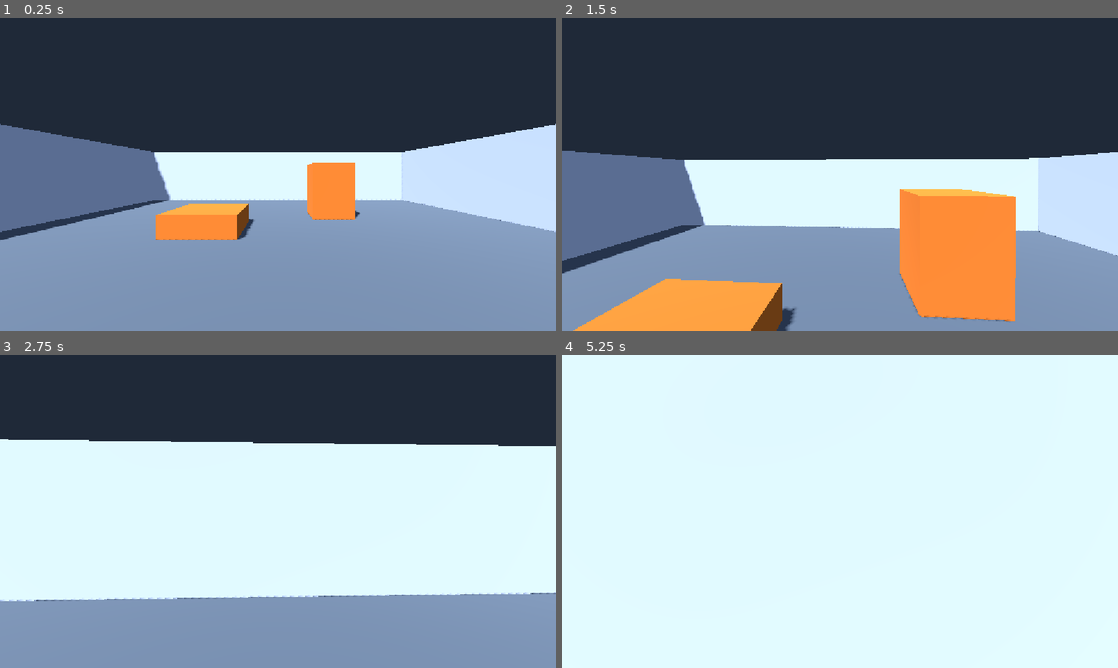
Above: before the commit, frames 1-4 (two rows, left to right).
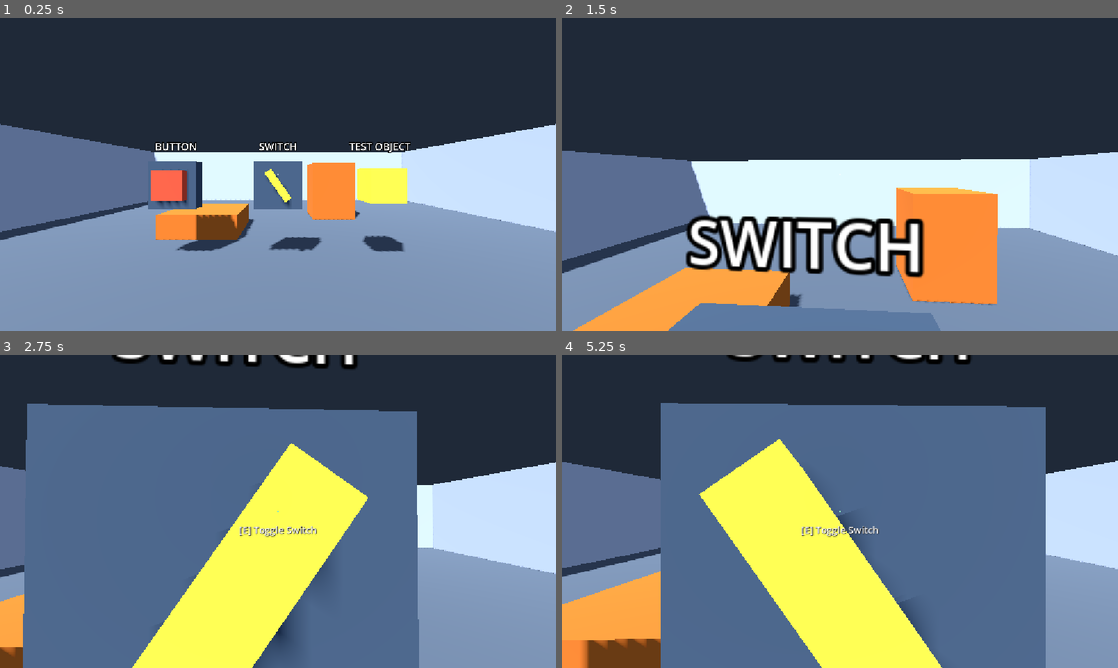
Above: after the commit, the same moments.

Repository: ref020/SubLevel
Game: Godot game, scene res://scenes/levels/controller_test.tscn
The game is run twice, just before and just after one commit, with the same random seed, the same clock (stepped at 60 frames per second) and the same inputs.
Inputs (mouse positions are in pixels of both pictures, inside the frame that each line leads up to):
- Up to frame 1 (0.25 s): no input
- Up to frame 2 (1.5 s): tap Enter at 0.5 s; move the mouse to (867, 174) at 0.52 s; hold E (interact, bound only after the commit) 0.53-1.28 s; hold W (move_forward) from 0.53 s (still down); tap Space (jump) at 0.77 s; move the mouse to (812, 174) at 1.27 s; tap E (interact, bound only after the commit) at 1.35 s
- Up to frame 3 (2.75 s): keep holding W (move_forward); tap Space (jump) at 1.52 s; move the mouse to (289, 505) at 2.02 s; hold E (interact, bound only after the commit) from 2.03 s (still down)
- Up to frame 4 (5.25 s): keep holding W (move_forward); move the mouse to (834, 517) at 2.77 s; release E (interact, bound only after the commit) at 2.78 s; tap E (interact, bound only after the commit) at 2.85, 4.35 s; tap Space (jump) at 3.02, 3.77, 4.25, 4.52 s; move the mouse to (878, 514) at 3.52 s; hold E (interact, bound only after the commit) 3.53-4.28 s; move the mouse to (795, 508) at 4.27 s; move the mouse to (845, 511) at 5.02 s; hold E (interact, bound only after the commit) from 5.03 s (still down)

The runs differ from the first frame. In frame 1, 5.8% of the frame differs, in the area x 26-74%, y 39-75%; in frame 2, 13%; in frame 3, 72%; in frame 4, 99%, in the area x 0-100%, y 0-100%.

Commit message:
add reusable interaction framework

Diff:
--- a/project.godot
+++ b/project.godot
@@ -21,6 +21,11 @@
 window/stretch/aspect="expand"
 
 [input]
+
+interact={
+"deadzone": 0.2,
+"events": [Object(InputEventKey,"physical_keycode":69)]
+}
 
 move_forward={
 "deadzone": 0.2,
--- /dev/null
+++ b/scenes/interactables/interaction_tests.tscn
@@ -0,0 +1,97 @@
+[gd_scene load_steps=12 format=3]
+
+[ext_resource type="Script" path="res://scripts/interaction/test_button.gd" id="1"]
+[ext_resource type="Script" path="res://scripts/interaction/test_switch.gd" id="2"]
+[ext_resource type="Script" path="res://scripts/interaction/test_object.gd" id="3"]
+
+[sub_resource type="StandardMaterial3D" id="BaseMaterial"]
+albedo_color = Color(0.22, 0.28, 0.34, 1)
+
+[sub_resource type="StandardMaterial3D" id="ButtonMaterial"]
+albedo_color = Color(0.9, 0.28, 0.18, 1)
+
+[sub_resource type="StandardMaterial3D" id="SwitchMaterial"]
+albedo_color = Color(0.95, 0.75, 0.2, 1)
+
+[sub_resource type="BoxMesh" id="BaseMesh"]
+material = SubResource("BaseMaterial")
+size = Vector3(0.9, 0.9, 0.3)
+
+[sub_resource type="BoxShape3D" id="TargetShape"]
+size = Vector3(0.9, 0.9, 0.65)
+
+[sub_resource type="BoxMesh" id="ButtonMesh"]
+material = SubResource("ButtonMaterial")
+size = Vector3(0.55, 0.55, 0.2)
+
+[sub_resource type="BoxMesh" id="HandleMesh"]
+material = SubResource("SwitchMaterial")
+size = Vector3(0.14, 0.65, 0.18)
+
+[sub_resource type="BoxMesh" id="ObjectMesh"]
+material = SubResource("SwitchMaterial")
+size = Vector3(0.65, 0.65, 0.65)
+
+[node name="InteractionTests" type="Node3D"]
+
+[node name="Button" type="Node3D" parent="."]
+position = Vector3(-2, 1.4, 1)
+script = ExtResource("1")
+interaction_prompt = "Press Button"
+
+[node name="Body" type="StaticBody3D" parent="Button"]
+
+[node name="CollisionShape3D" type="CollisionShape3D" parent="Button/Body"]
+shape = SubResource("TargetShape")
+
+[node name="Base" type="MeshInstance3D" parent="Button"]
+mesh = SubResource("BaseMesh")
+
+[node name="ButtonCap" type="MeshInstance3D" parent="Button"]
+position = Vector3(0, 0, 0.24)
+mesh = SubResource("ButtonMesh")
+
+[node name="Label" type="Label3D" parent="Button"]
+position = Vector3(0, 0.75, 0)
+text = "BUTTON"
+font_size = 40
+
+[node name="Switch" type="Node3D" parent="."]
+position = Vector3(0, 1.4, 1)
+script = ExtResource("2")
+interaction_prompt = "Toggle Switch"
+
+[node name="Body" type="StaticBody3D" parent="Switch"]
+
+[node name="CollisionShape3D" type="CollisionShape3D" parent="Switch/Body"]
+shape = SubResource("TargetShape")
+
+[node name="Base" type="MeshInstance3D" parent="Switch"]
+mesh = SubResource("BaseMesh")
+
+[node name="Handle" type="MeshInstance3D" parent="Switch"]
+position = Vector3(0, 0, 0.24)
+rotation_degrees = Vector3(0, 0, 35)
+mesh = SubResource("HandleMesh")
+
+[node name="Label" type="Label3D" parent="Switch"]
+position = Vector3(0, 0.75, 0)
+text = "SWITCH"
+font_size = 40
+
+[node name="TestObject" type="Node3D" parent="."]
+position = Vector3(2, 1.4, 1)
+script = ExtResource("3")
+
+[node name="Body" type="StaticBody3D" parent="TestObject"]
+
+[node name="CollisionShape3D" type="CollisionShape3D" parent="TestObject/Body"]
+shape = SubResource("TargetShape")
+
+[node name="Mesh" type="MeshInstance3D" parent="TestObject"]
+mesh = SubResource("ObjectMesh")
+
+[node name="Label" type="Label3D" parent="TestObject"]
+position = Vector3(0, 0.75, 0)
+text = "TEST OBJECT"
+font_size = 40
--- a/scenes/levels/controller_test.tscn
+++ b/scenes/levels/controller_test.tscn
@@ -1,6 +1,7 @@
-[gd_scene load_steps=20 format=3]
+[gd_scene load_steps=21 format=3]
 
 [ext_resource type="PackedScene" path="res://scenes/player/player.tscn" id="1_player"]
+[ext_resource type="PackedScene" path="res://scenes/interactables/interaction_tests.tscn" id="2_tests"]
 
 [sub_resource type="Environment" id="Environment_test"]
 background_mode = 1
@@ -144,3 +145,5 @@
 
 [node name="Player" parent="." instance=ExtResource("1_player")]
 position = Vector3(0, 0.05, 5)
+
+[node name="InteractionTests" parent="." instance=ExtResource("2_tests")]
--- a/scenes/player/player.tscn
+++ b/scenes/player/player.tscn
@@ -1,6 +1,8 @@
-[gd_scene load_steps=3 format=3]
+[gd_scene load_steps=5 format=3]
 
 [ext_resource type="Script" path="res://scripts/player/first_person_player.gd" id="1_player"]
+[ext_resource type="Script" path="res://scripts/interaction/player_interaction.gd" id="2_interaction"]
+[ext_resource type="PackedScene" path="res://ui/interaction_hud.tscn" id="3_hud"]
 
 [sub_resource type="CapsuleShape3D" id="Capsule_player"]
 radius = 0.3
@@ -19,3 +21,12 @@
 [node name="Camera3D" type="Camera3D" parent="Head"]
 current = true
 near = 0.05
+
+[node name="InteractionRay" type="RayCast3D" parent="Head/Camera3D" node_paths=PackedStringArray("player_body")]
+target_position = Vector3(0, 0, -3)
+script = ExtResource("2_interaction")
+player_body = NodePath("../../..")
+
+[node name="InteractionHUD" parent="." instance=ExtResource("3_hud")]
+
+[connection signal="prompt_changed" from="Head/Camera3D/InteractionRay" to="InteractionHUD" method="show_prompt"]
--- /dev/null
+++ b/scripts/interaction/interactable.gd
@@ -0,0 +1,14 @@
+class_name Interactable
+extends Node3D
+## Extend this on an object's root and override interact(). Put collision bodies
+## on this node or beneath it. The first collision hit blocks the targeting ray.
+
+@export var interaction_prompt: String = "Interact"
+
+
+func get_interaction_prompt() -> String:
+	return interaction_prompt
+
+
+func interact() -> void:
+	pass
--- /dev/null
+++ b/scripts/interaction/player_interaction.gd
@@ -0,0 +1,56 @@
+extends RayCast3D
+## Mount at the camera origin, facing camera-local -Z.
+
+signal prompt_changed(prompt: String)
+
+@export_range(0.1, 10.0, 0.1) var interaction_range: float = 3.0
+@export var player_body: CollisionObject3D
+
+var current_target: Interactable
+var _displayed_prompt: String = ""
+
+
+func _ready() -> void:
+	if player_body != null:
+		add_exception(player_body)
+
+
+func _process(_delta: float) -> void:
+	# Refresh each displayed frame, including after mouse look and capture changes.
+	refresh_target()
+
+
+func is_gameplay_input_active() -> bool:
+	return Input.mouse_mode == Input.MOUSE_MODE_CAPTURED
+
+
+func refresh_target() -> void:
+	current_target = null
+	if is_gameplay_input_active():
+		target_position = Vector3(0.0, 0.0, -interaction_range)
+		force_raycast_update()
+		if is_colliding():
+			var hit_node: Node = get_collider() as Node
+			while hit_node != null:
+				if hit_node is Interactable:
+					if not hit_node.is_queued_for_deletion():
+						current_target = hit_node as Interactable
+					break
+				hit_node = hit_node.get_parent()
+
+	var prompt: String = ""
+	if is_instance_valid(current_target):
+		prompt = "[E] " + current_target.get_interaction_prompt()
+	if prompt != _displayed_prompt:
+		_displayed_prompt = prompt
+		prompt_changed.emit(prompt)
+
+
+func _unhandled_input(event: InputEvent) -> void:
+	if event.is_action_pressed("interact") and not event.is_echo():
+		# Revalidate on the press; never act on last frame's stale target.
+		refresh_target()
+		if is_instance_valid(current_target):
+			current_target.interact()
+			refresh_target()
+			get_viewport().set_input_as_handled()
--- /dev/null
+++ b/scripts/interaction/test_button.gd
@@ -0,0 +1,11 @@
+extends Interactable
+
+var pressed: bool = false
+
+@onready var button_cap: MeshInstance3D = $ButtonCap
+
+
+func interact() -> void:
+	pressed = not pressed
+	button_cap.position.z = 0.08 if pressed else 0.24
+	button_cap.scale = Vector3(0.75, 0.75, 1.0) if pressed else Vector3.ONE
--- /dev/null
+++ b/scripts/interaction/test_object.gd
@@ -0,0 +1,5 @@
+extends Interactable
+
+
+func interact() -> void:
+	print("[Interaction Test] Test object interacted with successfully.")
--- /dev/null
+++ b/scripts/interaction/test_switch.gd
@@ -0,0 +1,10 @@
+extends Interactable
+
+var switched_on: bool = false
+
+@onready var handle: MeshInstance3D = $Handle
+
+
+func interact() -> void:
+	switched_on = not switched_on
+	handle.rotation.z = deg_to_rad(-35.0 if switched_on else 35.0)
--- /dev/null
+++ b/tests/interaction_smoke.gd
@@ -0,0 +1,108 @@
+extends SceneTree
+## Run: godot --headless --path . --script res://tests/interaction_smoke.gd
+
+var failures: int = 0
+
+
+class HeadlessInteraction:
+	extends "res://scripts/interaction/player_interaction.gd"
+	# The headless display driver cannot capture a mouse. Simulate only this gate;
+	# use the real ray, collision world, input events, objects and HUD connection.
+	var gameplay_active: bool = true
+
+	func is_gameplay_input_active() -> bool:
+		return gameplay_active
+
+
+func _initialize() -> void:
+	call_deferred("_run")
+
+
+func _check(condition: bool, description: String) -> void:
+	if not condition:
+		failures += 1
+		push_error(description)
+
+
+func _run() -> void:
+	var level: Node3D = load("res://scenes/levels/controller_test.tscn").instantiate()
+	root.add_child(level)
+	var player: CharacterBody3D = level.get_node("Player")
+	player.set_physics_process(false)
+	var camera: Camera3D = player.get_node("Head/Camera3D")
+	var ray: RayCast3D = camera.get_node("InteractionRay")
+	_check(not ray.is_gameplay_input_active(), "Headless driver should report uncaptured mouse")
+	ray.set_script(HeadlessInteraction)
+	var hud: CanvasLayer = player.get_node("InteractionHUD")
+	var button: Interactable = level.get_node("InteractionTests/Button")
+	var switch: Interactable = level.get_node("InteractionTests/Switch")
+	var object: Interactable = level.get_node("InteractionTests/TestObject")
+	var press: InputEventKey = InputEventKey.new()
+	press.physical_keycode = KEY_E
+	press.pressed = true
+	_check(InputMap.has_action("interact") and press.is_action_pressed("interact"), "Physical E must map to interact")
+	await physics_frame
+	await physics_frame
+	ray.refresh_target()
+	_check(ray.current_target == null, "Spawn must be outside interaction range")
+	for target: Interactable in [button, switch, object]:
+		player.position = Vector3(target.position.x, 0.0, 3.0)
+		camera.look_at(target.global_position)
+		ray.refresh_target()
+		_check(ray.current_target == target, "Ray must resolve collider child to interactable root")
+		_check(hud.get_node("Prompt").visible, "Prompt must be visible on target")
+		_check(hud.get_node("Prompt").text == "[E] " + target.get_interaction_prompt(), "Prompt must match target")
+		ray._unhandled_input(press)
+	_check(button.pressed, "Button must respond to E")
+	_check(switch.switched_on, "Switch must respond to E")
+	player.position = Vector3(0, 0, 3)
+	camera.look_at(switch.global_position)
+	ray._unhandled_input(press)
+	_check(not switch.switched_on, "Switch must toggle back")
+	press.echo = true
+	ray._unhandled_input(press)
+	_check(not switch.switched_on, "Key repeat must not interact")
+	press.echo = false
+	Input.mouse_mode = Input.MOUSE_MODE_VISIBLE
+	ray.gameplay_active = false
+	ray._unhandled_input(press)
+	_check(not switch.switched_on and ray.current_target == null, "Released mouse must prevent interaction and clear target")
+	_check(not hud.get_node("Prompt").visible, "Released mouse must hide prompt")
+	Input.mouse_mode = Input.MOUSE_MODE_CAPTURED
+	ray.gameplay_active = true
+	ray.refresh_target()
+	_check(ray.current_target == switch, "Recapture must restore targeting")
+	camera.rotation = Vector3(0, PI, 0)
+	ray._unhandled_input(press)
+	_check(ray.current_target == null and not switch.switched_on, "Looking away must prevent stale interaction")
+	_check(not hud.get_node("Prompt").visible, "Looking away must hide prompt")
+	camera.look_at(switch.global_position)
+	ray.interaction_range = 0.5
+	ray._unhandled_input(press)
+	_check(ray.current_target == null and not switch.switched_on, "Configured range must prevent interaction")
+	ray.interaction_range = 3.0
+	var blocker: StaticBody3D = StaticBody3D.new()
+	var collision: CollisionShape3D = CollisionShape3D.new()
+	var box: BoxShape3D = BoxShape3D.new()
+	box.size = Vector3(1, 3, 0.2)
+	collision.shape = box
+	blocker.add_child(collision)
+	level.add_child(blocker)
+	blocker.position = Vector3(0, 1.5, 2)
+	await physics_frame
+	await physics_frame
+	ray._unhandled_input(press)
+	_check(ray.current_target == null and not switch.switched_on, "Solid geometry must block interaction")
+	blocker.queue_free()
+	await physics_frame
+	await physics_frame
+	ray.refresh_target()
+	_check(ray.current_target == switch, "Removing blocker must restore target")
+	switch.queue_free()
+	ray._unhandled_input(press)
+	_check(ray.current_target == null, "Queued target deletion must be safe")
+	await process_frame
+	ray.refresh_target()
+	_check(ray.current_target == null, "Freed target must be safe")
+	print("Interaction smoke test: %d failure(s)." % failures)
+	quit(0 if failures == 0 else 1)
--- /dev/null
+++ b/ui/interaction_hud.gd
@@ -0,0 +1,14 @@
+extends CanvasLayer
+
+@onready var prompt_label: Label = $Prompt
+@onready var reticle: ColorRect = $Reticle
+
+
+func show_prompt(prompt: String) -> void:
+	prompt_label.text = prompt
+	prompt_label.visible = not prompt.is_empty()
+	reticle.color = Color(0.55, 0.9, 0.75) if not prompt.is_empty() else Color(1, 1, 1, 0.5)
+
+
+func _process(_delta: float) -> void:
+	reticle.visible = Input.mouse_mode == Input.MOUSE_MODE_CAPTURED
--- /dev/null
+++ b/ui/interaction_hud.tscn
@@ -0,0 +1,40 @@
+[gd_scene load_steps=2 format=3]
+
+[ext_resource type="Script" path="res://ui/interaction_hud.gd" id="1"]
+
+[node name="InteractionHUD" type="CanvasLayer"]
+script = ExtResource("1")
+
+[node name="Reticle" type="ColorRect" parent="."]
+anchors_preset = 8
+anchor_left = 0.5
+anchor_top = 0.5
+anchor_right = 0.5
+anchor_bottom = 0.5
+offset_left = -2.0
+offset_top = -2.0
+offset_right = 2.0
+offset_bottom = 2.0
+grow_horizontal = 2
+grow_vertical = 2
+mouse_filter = 2
+color = Color(1, 1, 1, 0.5)
+
+[node name="Prompt" type="Label" parent="."]
+visible = false
+anchor_left = 0.5
+anchor_top = 0.5
+anchor_right = 0.5
+anchor_bottom = 0.5
+offset_left = -200.0
+offset_top = 24.0
+offset_right = 200.0
+offset_bottom = 58.0
+grow_horizontal = 2
+grow_vertical = 2
+mouse_filter = 2
+theme_override_colors/font_shadow_color = Color(0, 0, 0, 1)
+theme_override_constants/shadow_offset_x = 1
+theme_override_constants/shadow_offset_y = 1
+theme_override_font_sizes/font_size = 20
+horizontal_alignment = 1
Not shown, added: scripts/interaction/interactable.gd.uid
Not shown, added: scripts/interaction/player_interaction.gd.uid
Not shown, added: scripts/interaction/test_button.gd.uid
Not shown, added: scripts/interaction/test_object.gd.uid
Not shown, added: scripts/interaction/test_switch.gd.uid
Not shown, added: tests/interaction_smoke.gd.uid
Not shown, added: ui/interaction_hud.gd.uid
